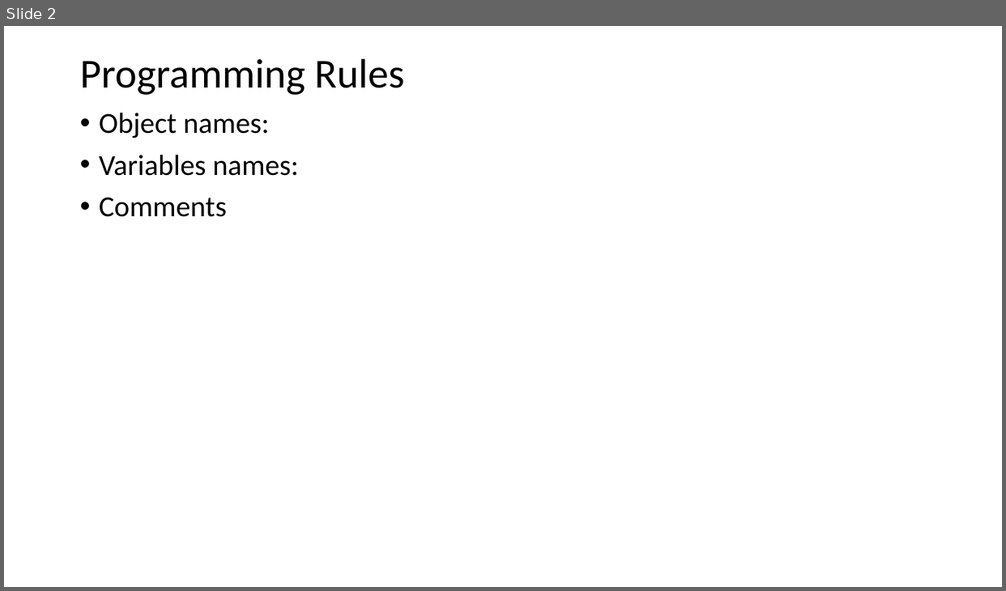
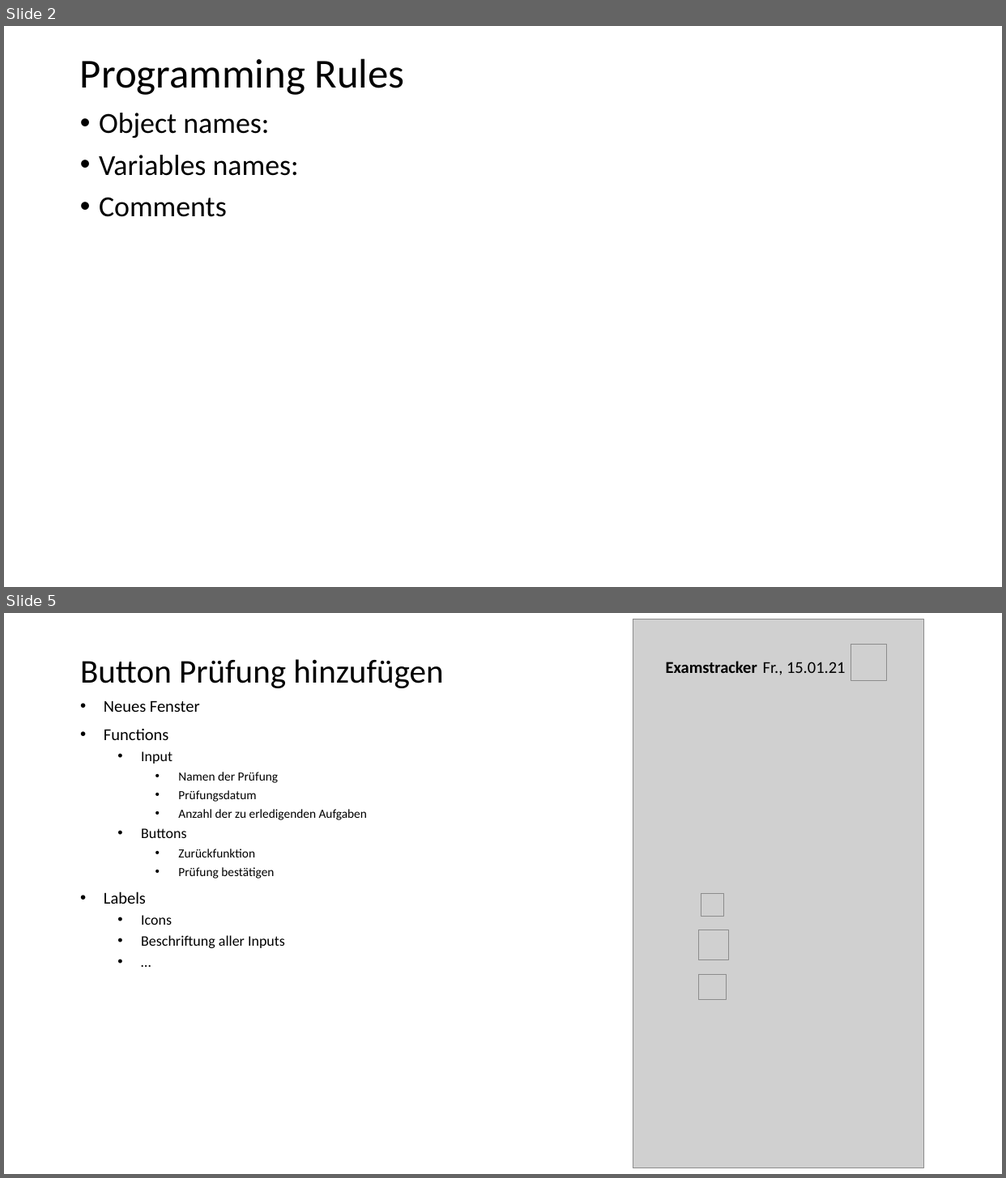
Before and after one commit to felixmeyjr/ExamTrackerAndMore, a slide deck: Design plan.pptx. Shown one above the other, each under a label of ours: slide 2 before the commit, slides 2 and 5 after it; the slides between them are not shown. The pictures are 1006x591 and 1006x1178 pixels, drawn with LibreOffice and Linux fonts; fonts in the diff are those of the drawing; grey boxes stand for pictures. Boxes give left, top, right and bottom in pixels: in the first picture for what was removed or moved away, otherwise in the second. Text is boxed around its words. In the diff, an @@ line names an element or a change of style, - is before the commit and + after.

Commit message:
Overview about windows and functions

```diff
--- a/Design plan.pptx
+++ b/Design plan.pptx
@@ slide 5 added at (x1=4, y1=613, x2=1002, y2=1174), background #FFFFFF @@
@@ title added at (x1=80, y1=659, x2=443, y2=688), 32 pt, text #000000 @@
+Button Prüfung hinzufügen
@@ text added at (x1=104, y1=701, x2=367, y2=948), 12 pt, text #000000 @@
+• Neues Fenster
+• Functions
+  • Input
+    • Namen der Prüfung
+    • Prüfungsdatum
+    • Anzahl der zu erledigenden Aufgaben
+  • Buttons
+    • Zurückfunktion
+    • Prüfung bestätigen
+• Labels
+  • Icons
+  • Beschriftung aller Inputs
+  • …
@@ group added at (x1=633, y1=619, x2=923, y2=1169): 5 pictures, 2 texts @@
+Examstracker
+Fr., 15.01.21
```
Also in this commit, not shown: 2 slides changed, 2 other slides added.
